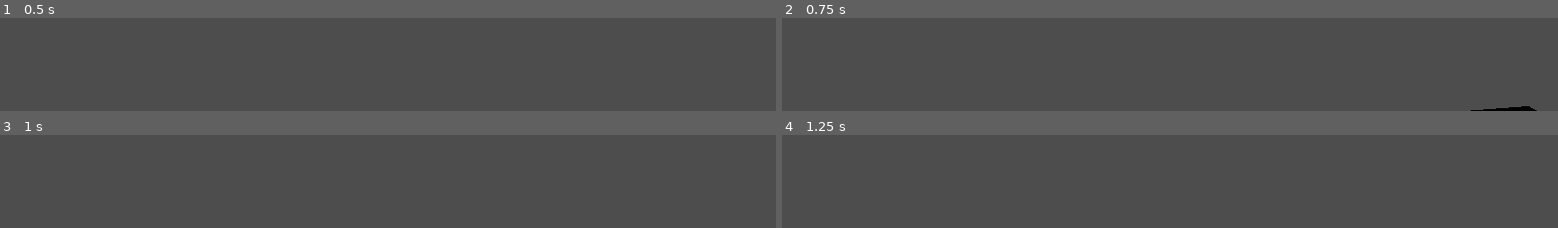
Above: before the commit, frames 1-4 (two rows, left to right).
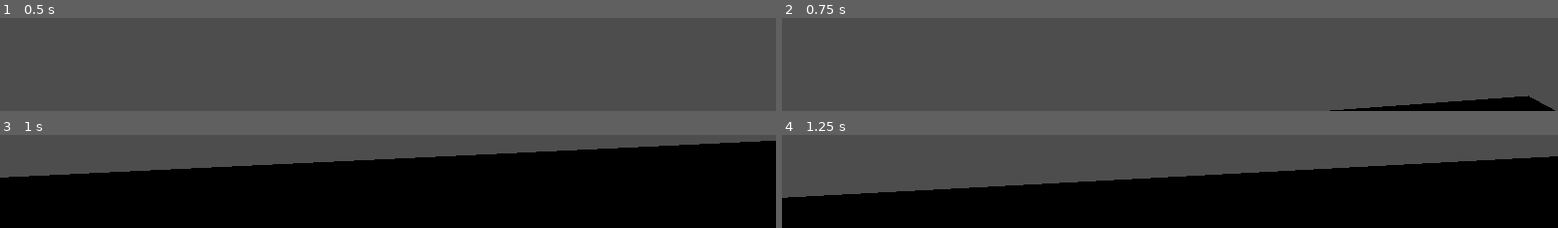
Above: after the commit, the same moments.

Repository: Flogah/schlosspandora
Game: Godot game, scene res://Scenes/main.tscn
Same seed, same stepped clock (60 frames per second), same inputs: the game is played once before the commit and once after it.
Inputs (mouse positions are in pixels of both pictures, inside the frame that each line leads up to):
- Up to frame 1 (0.5 s): no input
- Up to frame 2 (0.75 s): tap Enter at 0.5 s; move the mouse to (outside the picture) at 0.52 s; hold W (move_forward) from 0.53 s (still down); tap Ctrl (crouch) at 0.6 s
- Up to frame 3 (1 s): keep holding W (move_forward)
- Up to frame 4 (1.25 s): keep holding W (move_forward)

Frame 1 is identical in both runs. In frame 2, 2.2% of the frame differs, in the area x 70-100%, y 83-100%; in frame 3, 74%, in the area x 0-100%, y 6-100%; in frame 4, 55%.

Commit message:
fix collision in gym and player gravity

Diff:
--- a/Scenes/Player/player.gd
+++ b/Scenes/Player/player.gd
@@ -47,5 +47,7 @@
 	else:
 		velocity.x = move_toward(velocity.x, 0, SPEED)
 		velocity.z = move_toward(velocity.z, 0, SPEED)
+	if not is_on_floor():
+		velocity += get_gravity() * delta
 
 	move_and_slide()
--- a/Scenes/player_gym.tscn
+++ b/Scenes/player_gym.tscn
@@ -65,60 +65,72 @@
 
 [node name="Ramp" type="CSGMesh3D" parent="env" unique_id=1453529656]
 transform = Transform3D(3, 0, 0, 0, 3, 0, 0, 0, 3, 0, 1.5204549, 0)
+use_collision = true
 mesh = SubResource("PrismMesh_cudi7")
 material = SubResource("StandardMaterial3D_beuul")
 
 [node name="Ramp2" type="CSGMesh3D" parent="env" unique_id=310747842]
 transform = Transform3D(3, 0, 0, 0, 3, 0, 0, 0, 3, 0.0034724474, 1.5204549, 3.8051023)
+use_collision = true
 mesh = SubResource("PrismMesh_wi3aw")
 material = SubResource("StandardMaterial3D_beuul")
 
 [node name="Ramp3" type="CSGMesh3D" parent="env" unique_id=1353674945]
 transform = Transform3D(3, 0, 0, 0, 3, 0, 0, 0, 3, 0.0034724474, 1.5204549, 7.974024)
+use_collision = true
 mesh = SubResource("PrismMesh_78ns0")
 material = SubResource("StandardMaterial3D_beuul")
 
 [node name="Block" type="CSGMesh3D" parent="env" unique_id=1141156419]
 transform = Transform3D(3, 0, 0, 0, 3, 0, 0, 0, 3, 6.0135894, 1.4954791, -0.0018119812)
+use_collision = true
 mesh = SubResource("BoxMesh_x62m3")
 material = SubResource("StandardMaterial3D_6y5gm")
 
 [node name="Block2" type="CSGMesh3D" parent="env" unique_id=1125869111]
 transform = Transform3D(-1.6968881, 0, 2.4739788, 0, 3, 0, -2.4739788, 0, -1.6968881, 6.655102, 1.4954791, -12.267886)
+use_collision = true
 mesh = SubResource("BoxMesh_x62m3")
 material = SubResource("StandardMaterial3D_6y5gm")
 
 [node name="Block3" type="CSGMesh3D" parent="env" unique_id=1068778405]
 transform = Transform3D(-2.4739788, 0, -1.6968881, 0, 3, 0, 1.6968881, 0, -2.4739788, -11.221718, 1.4954782, -5.630437)
+use_collision = true
 mesh = SubResource("BoxMesh_x62m3")
 material = SubResource("StandardMaterial3D_6y5gm")
 
 [node name="Block8" type="CSGMesh3D" parent="env" unique_id=420836301]
 transform = Transform3D(-2.9867744, 0, 0.28138638, 0, 3, 0, -0.28138638, 0, -2.9867744, -14.803951, 1.4954801, 13.817142)
+use_collision = true
 mesh = SubResource("BoxMesh_8bh2y")
 material = SubResource("StandardMaterial3D_6y5gm")
 
 [node name="Block9" type="CSGMesh3D" parent="env" unique_id=1999276344]
 transform = Transform3D(-2.1227634, 0, -2.1198757, 0, 2.9999998, 0, 2.1198757, 0, -2.1227634, -3.6666918, 1.4954782, 14.828607)
+use_collision = true
 mesh = SubResource("BoxMesh_8bh2y")
 material = SubResource("StandardMaterial3D_6y5gm")
 
 [node name="Block4" type="CSGMesh3D" parent="env" unique_id=1659179712]
 transform = Transform3D(-2.855089, 0, 0.921123, 0, 3, 0, -0.921123, 0, -2.855089, -6.056617, 0.71191883, -12.7140665)
+use_collision = true
 mesh = SubResource("BoxMesh_np5y3")
 material = SubResource("StandardMaterial3D_6y5gm")
 
 [node name="Block5" type="CSGMesh3D" parent="env" unique_id=417609816]
 transform = Transform3D(0.7178887, 0, -2.9128404, 0, 3.0000005, 0, 2.9128404, 0, 0.7178887, -11.388829, 0.71191883, 6.2415686)
+use_collision = true
 mesh = SubResource("BoxMesh_np5y3")
 material = SubResource("StandardMaterial3D_6y5gm")
 
 [node name="Block6" type="CSGMesh3D" parent="env" unique_id=202144187]
 transform = Transform3D(1.7481145, 0, -2.4380524, 0, 3.0000012, 0, 2.4380524, 0, 1.7481145, -10.641124, 0.71191883, -1.6699657)
+use_collision = true
 mesh = SubResource("BoxMesh_np5y3")
 material = SubResource("StandardMaterial3D_6y5gm")
 
 [node name="Block7" type="CSGMesh3D" parent="env" unique_id=379986891]
 transform = Transform3D(2.3759105, 0, 1.8316804, 0, 3.0000007, 0, -1.8316804, 0, 2.3759105, 12.08725, 0.71191883, 12.866934)
+use_collision = true
 mesh = SubResource("BoxMesh_np5y3")
 material = SubResource("StandardMaterial3D_6y5gm")
